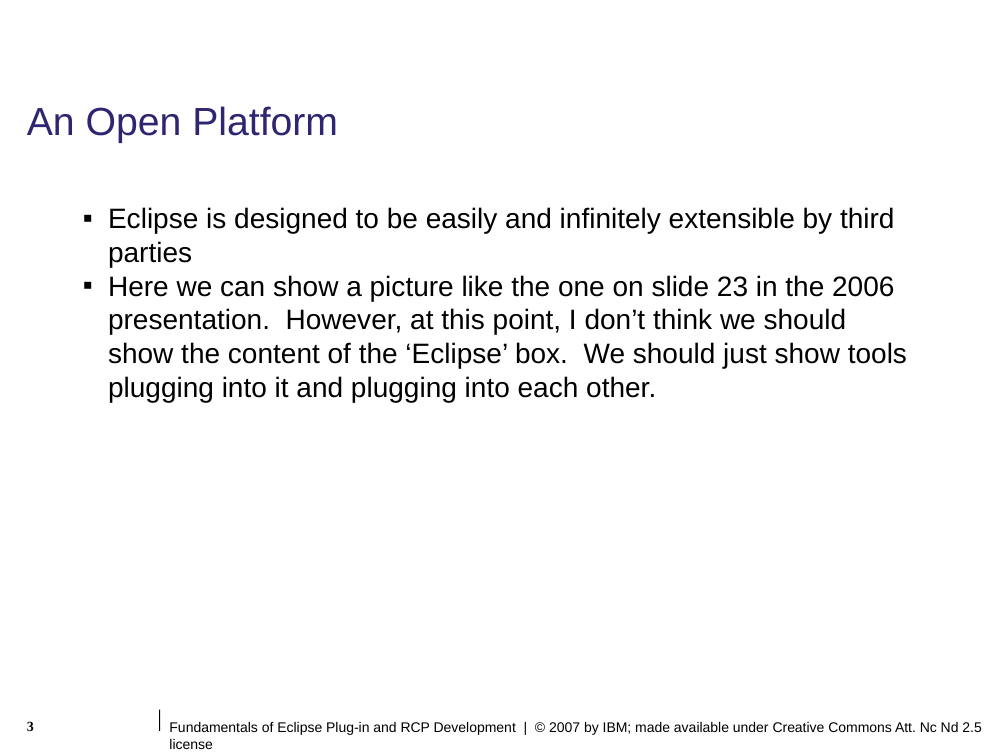
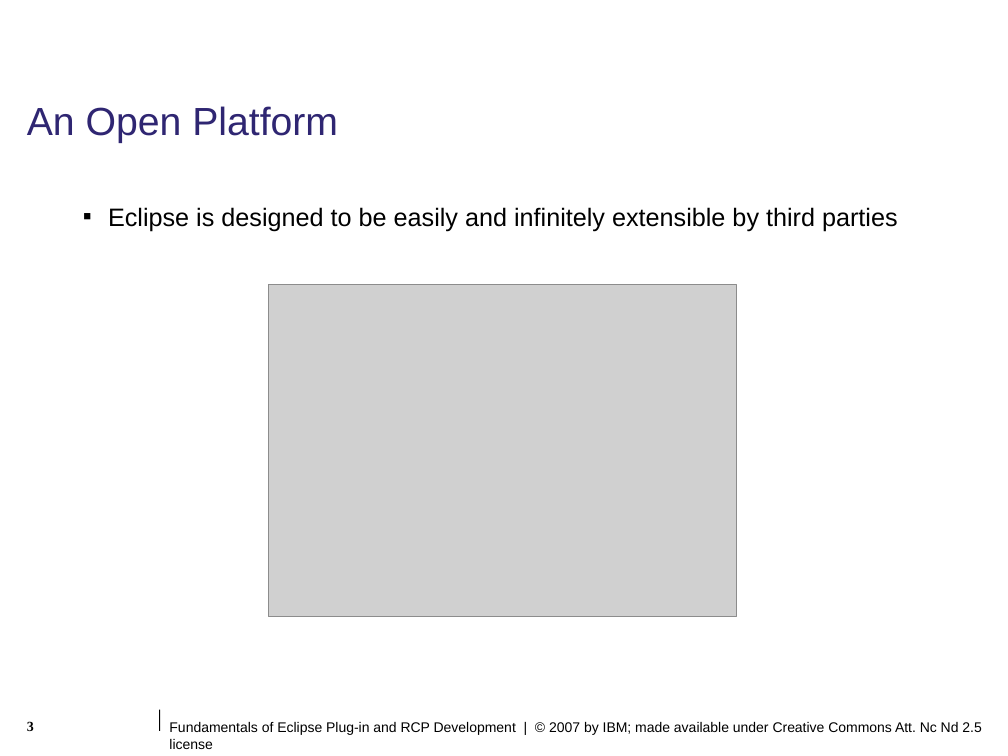
Before and after one commit to lukangping/eclipse.pde.incubator, a slide deck: slide 3 of presentations/eclipse-con/2007/slides/Fundamentals_of_Plugin_and_RCP_Development.ppt. Drawn at 1008x756 pixels with LibreOffice and Linux fonts; fonts in the diff are those of the drawing; grey boxes stand for pictures; background and template pictures are left out. Boxes give left, top, right and bottom in pixels: in the first picture for what was removed or moved away, otherwise in the second. Text is boxed around its words. In the diff, an @@ line names an element or a change of style, - is before the commit and + after.

Commit message:
Add images:  2007-02-14 14-50

```diff
--- a/presentations/eclipse-con/2007/slides/Fundamentals_of_Plugin_and_RCP_Development.ppt
+++ b/presentations/eclipse-con/2007/slides/Fundamentals_of_Plugin_and_RCP_Development.ppt
@@ text removed at [108, 207, 907, 402] @@
-▪ Eclipse is designed to be easily and infinitely extensible by third parties
-▪ Here we can show a picture like the one on slide 23 in the 2006 presentation. However, at this point, I don’t think we should show the content of the ‘Eclipse’ box. We should just show tools plugging into it and plugging into each other.
@@ text added at [108, 207, 898, 231], 18 pt, text #000000 @@
+▪ Eclipse is designed to be easily and infinitely extensible by third parties
@@ picture added at [268, 285, 736, 617] @@
```
Also in this commit, not shown: 2 other slides changed, 2 slides added.
